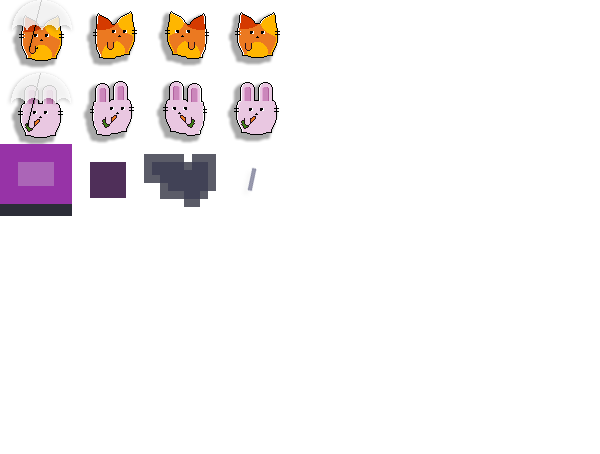
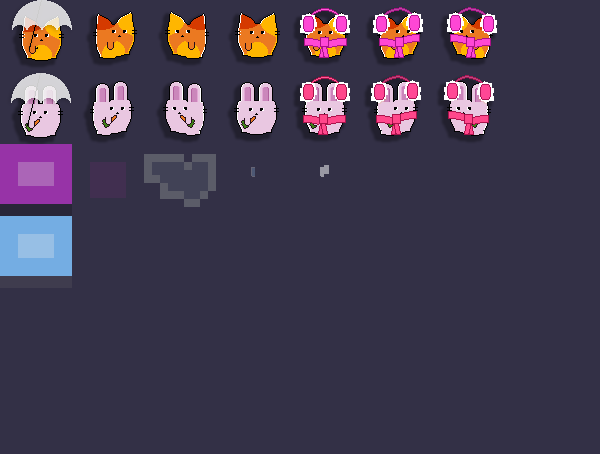
Two versions of the same layered image (w=600, h=454). Layer-by-layer changes:
added layer "Layer 16 copy" above "Layer 16" over (x1=0, y1=216, x2=72, y2=288)
moved "Layer 16" above "Layer 13 copy", painted on it over (x1=0, y1=204, x2=72, y2=216)
"Layer 13 copy": opacity 100% → 50% over (x1=90, y1=162, x2=126, y2=198)
added layer "Layer 15 copy" (50%) above "Layer 15" over (x1=320, y1=165, x2=329, y2=177)
"Layer 15": opacity 100% → 50%, painted on it over (x1=247, y1=166, x2=257, y2=192)
added layer "Bunny Left copy" in group "Group 3" over (x1=444, y1=7, x2=497, y2=136)
added layer "Bunny Right copy" in group "Group 3" over (x1=371, y1=7, x2=423, y2=136)
added layer "Cat Left copy" in group "Group 3" over (x1=449, y1=11, x2=493, y2=59)
added layer "Cat Right copy" in group "Group 3" over (x1=377, y1=11, x2=421, y2=59)
added layer "Bunny Earmuffs" in group "Group 3" over (x1=300, y1=76, x2=350, y2=135)
added layer "Cat Earmuffs" in group "Group 3" over (x1=300, y1=8, x2=350, y2=58)
renamed "Layer 13" to "Layer 17", moved it above "Layer 12", painted on it over (x1=0, y1=0, x2=600, y2=454)
